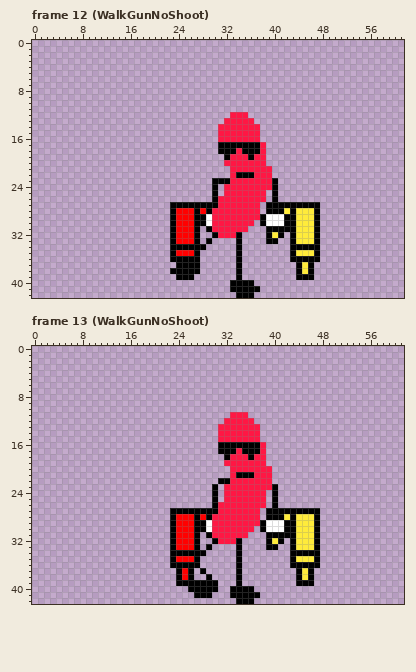
A pixel-art file gets an edit: assets/art/hotdog/hotdog.aseprite. Above, as it was before the edit.
62x43 pixels, 33 frames. Shown: frame 12 (WalkGunNoShoot), frame 13 (WalkGunNoShoot). The commit also changed other frames, which this record leaves out.
Once edited:
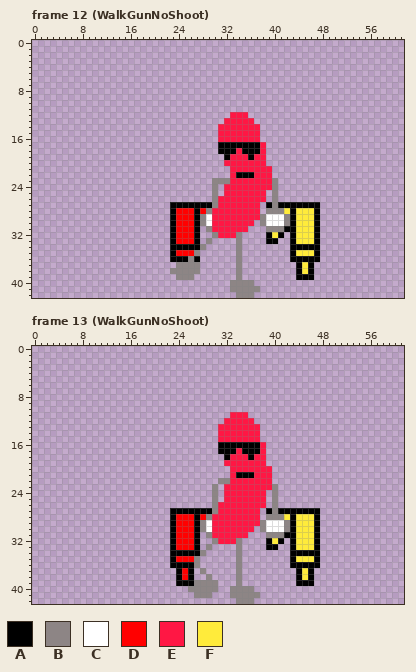
Palette (. is transparent): A #000000  B #8d8585  C #ffffff  D #ff0000  E #ff1744  F #ffeb3b
Commit: Changed Color of hotdog limbs
Changes in this commit:
Frame 12 (WalkGunNoShoot), layer "Left":
The edit turns colour A into colour B in row 23 at x 30 to 32 and 40; in rows 24 to 27 at x 30 and 40; in row 28 at x 29 and 39 to 41; in rows 29 to 30 at x 28, 38 and 42; in row 31 at x 29 and 39 to 41; in row 32 at x 30 and 34.
The edit turns colour A into colour B in row 33 at x 29 and 34; in row 34 at x 28 and 34; in row 35 at x 27 and 34; in row 36 at x 26 and 34; in row 37 at x 24 to 27 and 34; in row 38 at x 23 to 27 and 34.
The edit turns colour A into colour B in row 39 at x 24 to 26 and 34; in row 40 at x 33 to 36; in row 41 at x 33 to 37; in row 42 at x 34 to 36.
Frame 13 (WalkGunNoShoot), layer "Left":
The edit turns colour A into colour B in row 22 at x 31 to 32; in rows 23 to 27 at x 30 and 40; in row 28 at x 29 and 39 to 41; in rows 29 to 30 at x 28, 38 and 42; in row 31 at x 29 and 39 to 41; in row 32 at x 30 and 34.
The edit turns colour A into colour B in row 33 at x 29 and 34; in row 34 at x 28 and 34; in rows 35 to 36 at x 27 and 34; in row 37 at x 28 and 34; in row 38 at x 29 and 34; in row 39 at x 27 to 30 and 34.
The edit turns colour A into colour B in row 40 at x 26 to 30 and 33 to 36; in row 41 at x 27 to 29 and 33 to 37; in row 42 at x 34 to 36.
Pixel boxes of the changes (left, top, right, bottom) in both pictures:
changed: (170, 178, 290, 298)
changed: (188, 478, 290, 604)
